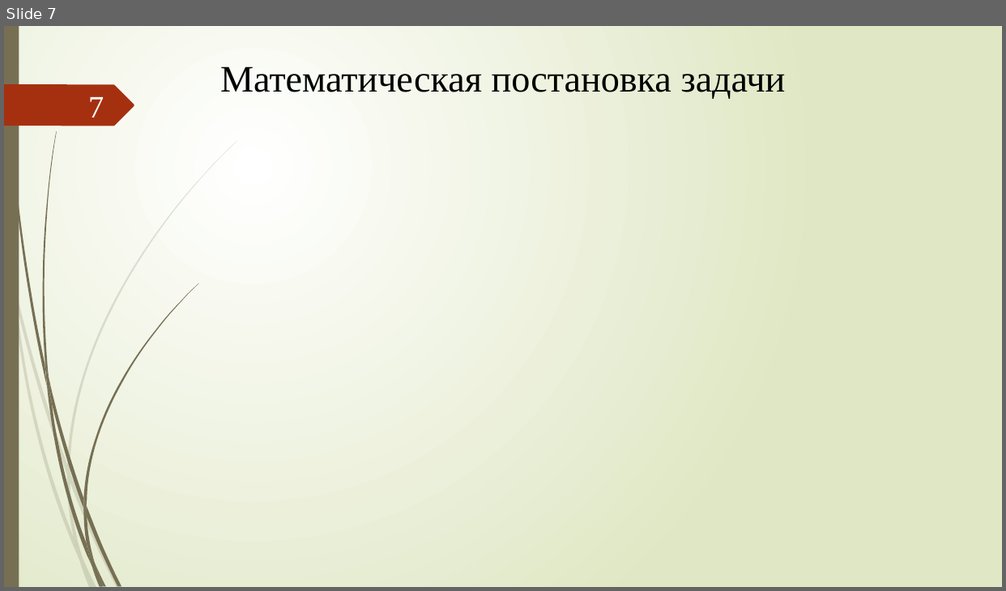
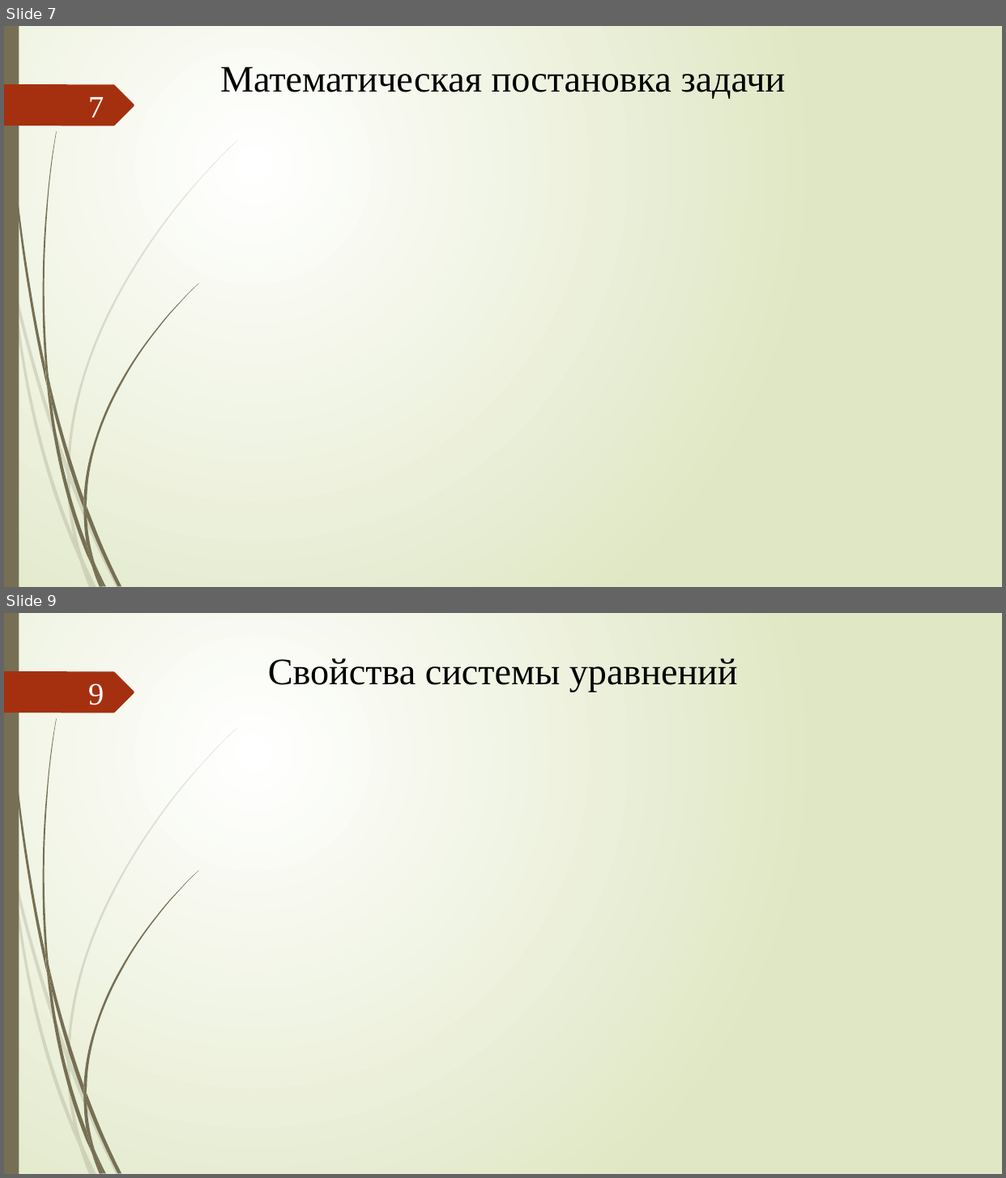
Before and after one commit to xex238/Diploma_2022, a slide deck: docs/Отчёты/ВКР/Новицкий_МПИ-20-4-2_ВКР_Презентация.pptx. Shown one above the other, each under a label of ours: slide 7 before the commit, slides 7 and 9 after it; the slides between them are not shown. The pictures are 1006x591 and 1006x1178 pixels, drawn with LibreOffice and Linux fonts; fonts in the diff are those of the drawing; grey boxes stand for pictures. Boxes give left, top, right and bottom in pixels: in the first picture for what was removed or moved away, otherwise in the second. Text is boxed around its words. In the diff, an @@ line names an element or a change of style, - is before the commit and + after.

```diff
--- a/docs/Отчёты/ВКР/Новицкий_МПИ-20-4-2_ВКР_Презентация.pptx
+++ b/docs/Отчёты/ВКР/Новицкий_МПИ-20-4-2_ВКР_Презентация.pptx
@@ slide 9 added at box(4, 613, 1002, 1174), background gradient #FFFFFF to #DFE8C4; not listed: 24 template elements that a slide beside it also shows @@
@@ title added at box(268, 658, 738, 692), 36 pt, text #000000 @@
+Свойства системы уравнений
@@ page number added at box(88, 683, 104, 705), 30 pt, text #FEFFFF @@
+9
```
Also in this commit, not shown: 6 slides changed, 8 other slides added, 2 slides removed, 1 other file.
